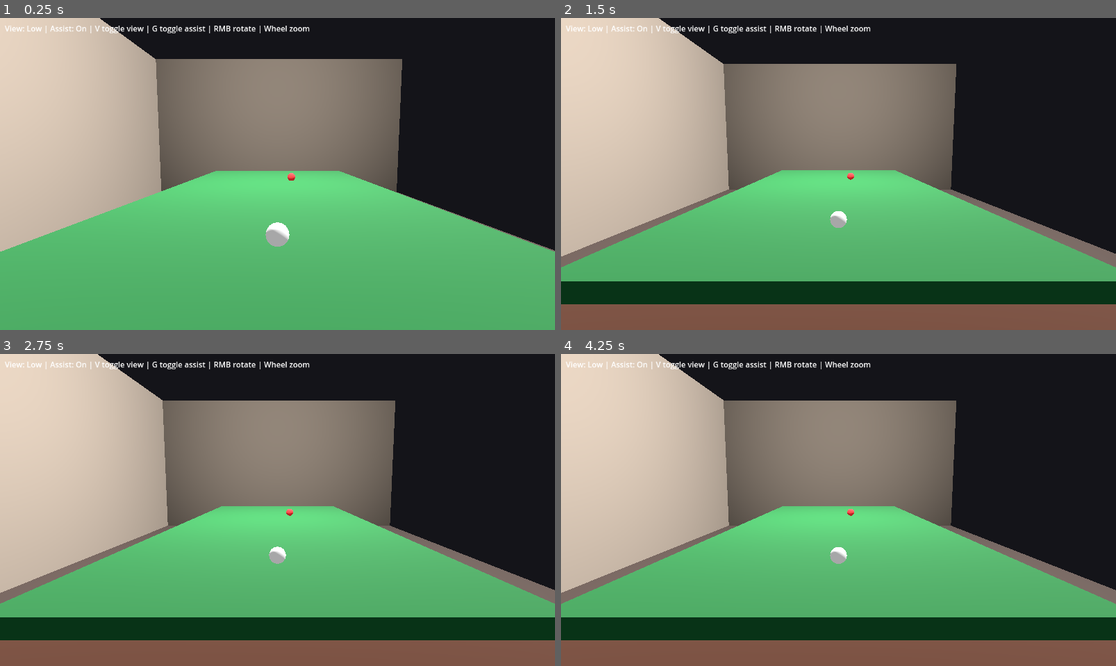
Above: before the commit, frames 1-4 (two rows, left to right).
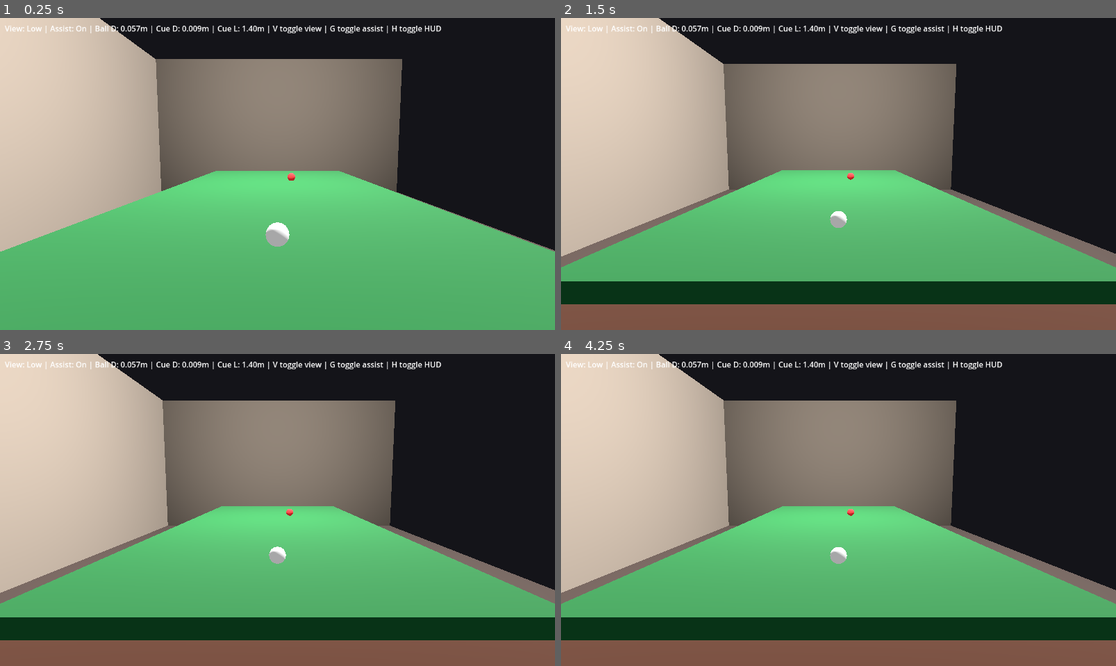
Above: after the commit, the same moments.

Repository: zhawei98213/pool8Ball
Game: Godot game, scene res://scenes/Main.tscn
Same seed, same stepped clock (60 frames per second), same inputs: the game is played once before the commit and once after it.
Inputs (mouse positions are in pixels of both pictures, inside the frame that each line leads up to):
- Up to frame 1 (0.25 s): no input
- Up to frame 2 (1.5 s): move the mouse to (960, 158) at 0.52 s; hold B (place_mode) 0.53-1.25 s; click (960, 158) at 0.67 s; drag from (727, 189) to (810, 236) at 1.27 s
- Up to frame 3 (2.75 s): move the mouse to (333, 441) at 2.02 s; hold Mouse wheel down (zoom_out) from 2.03 s (still down); click (333, 441) at 2.17 s
- Up to frame 4 (4.25 s): release Mouse wheel down (zoom_out) at 2.75 s; drag from (810, 572) to (672, 463) at 2.77 s; move the mouse to (1005, 556) at 3.52 s; hold Mouse wheel up (zoom_in) from 3.53 s (still down); click (1005, 556) at 3.67 s

The runs differ from the first frame. In frame 1, 0.8% of the frame differs, in the area x 17-80%, y 2-5%; in frame 2, 0.8%; in frame 3, 0.8%; in frame 4, 0.8%.

Commit message:
Show ball and cue dimensions in HUD

Diff:
--- a/scenes/Main.tscn
+++ b/scenes/Main.tscn
@@ -207,10 +207,13 @@
 script = ExtResource("4")
 camera_rig_path = NodePath("../CameraRig")
 aim_assist_path = NodePath("../AimAssist")
+ball_radius = 0.028575
+cue_radius = 0.0045
+cue_length = 1.4
 
 [node name="HelpLabel" type="Label" parent="HUD"]
 offset_left = 10.0
 offset_top = 10.0
-offset_right = 1000.0
+offset_right = 1200.0
 offset_bottom = 40.0
-text = "View: Low | Assist: On | V toggle view | G toggle assist | RMB rotate | Wheel zoom"
+text = "View: Low | Assist: On | Ball D: 0.057m | Cue D: 0.009m | Cue L: 1.40m | V toggle view | G toggle assist | H toggle HUD"
--- a/scripts/HUD.gd
+++ b/scripts/HUD.gd
@@ -2,6 +2,9 @@
 
 @export var camera_rig_path: NodePath
 @export var aim_assist_path: NodePath
+@export var ball_radius := 0.028575
+@export var cue_radius := 0.0045
+@export var cue_length := 1.4
 
 @onready var _label: Label = $HelpLabel
 @onready var _camera_rig: Node3D = get_node(camera_rig_path)
@@ -30,4 +33,6 @@
 	var assist_label := "On"
 	if _aim_assist.has_method("is_enabled") and not _aim_assist.is_enabled():
 		assist_label = "Off"
-	_label.text = "View: %s | Assist: %s | V toggle view | G toggle assist | RMB rotate | Wheel zoom" % [view_label, assist_label]
+	var ball_d := ball_radius * 2.0
+	var cue_d := cue_radius * 2.0
+	_label.text = "View: %s | Assist: %s | Ball D: %.3fm | Cue D: %.3fm | Cue L: %.2fm | V toggle view | G toggle assist | H toggle HUD" % [view_label, assist_label, ball_d, cue_d, cue_length]
